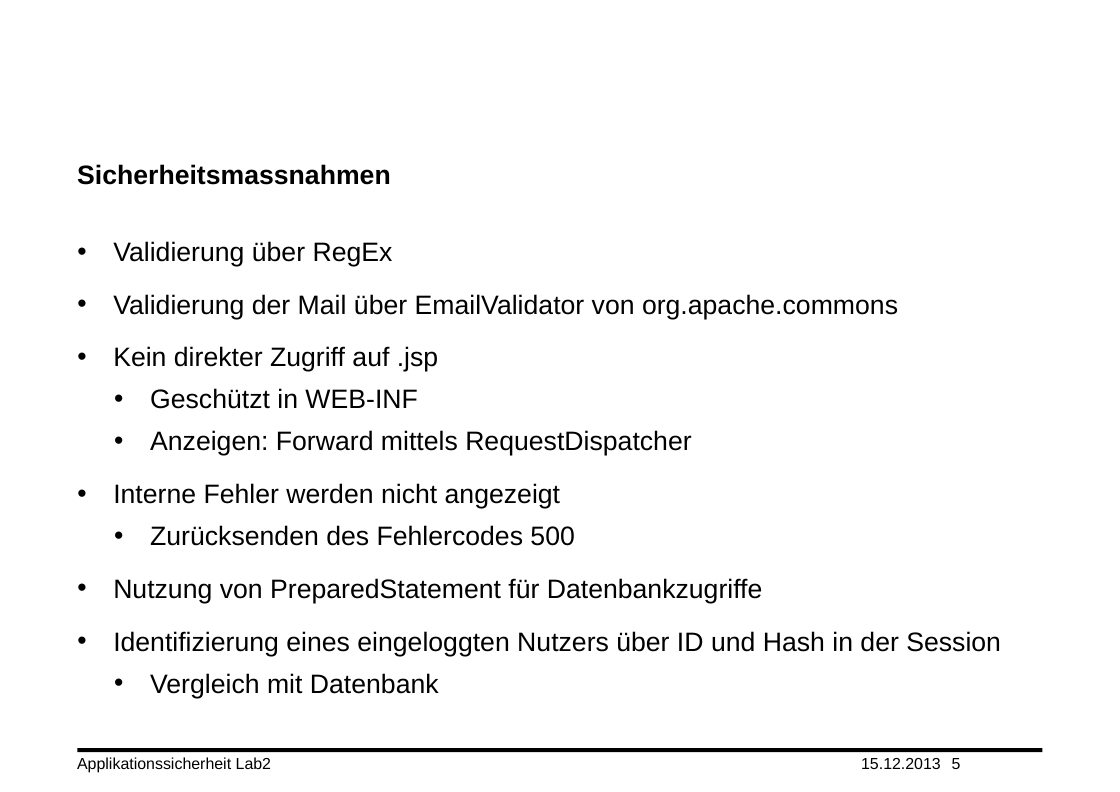
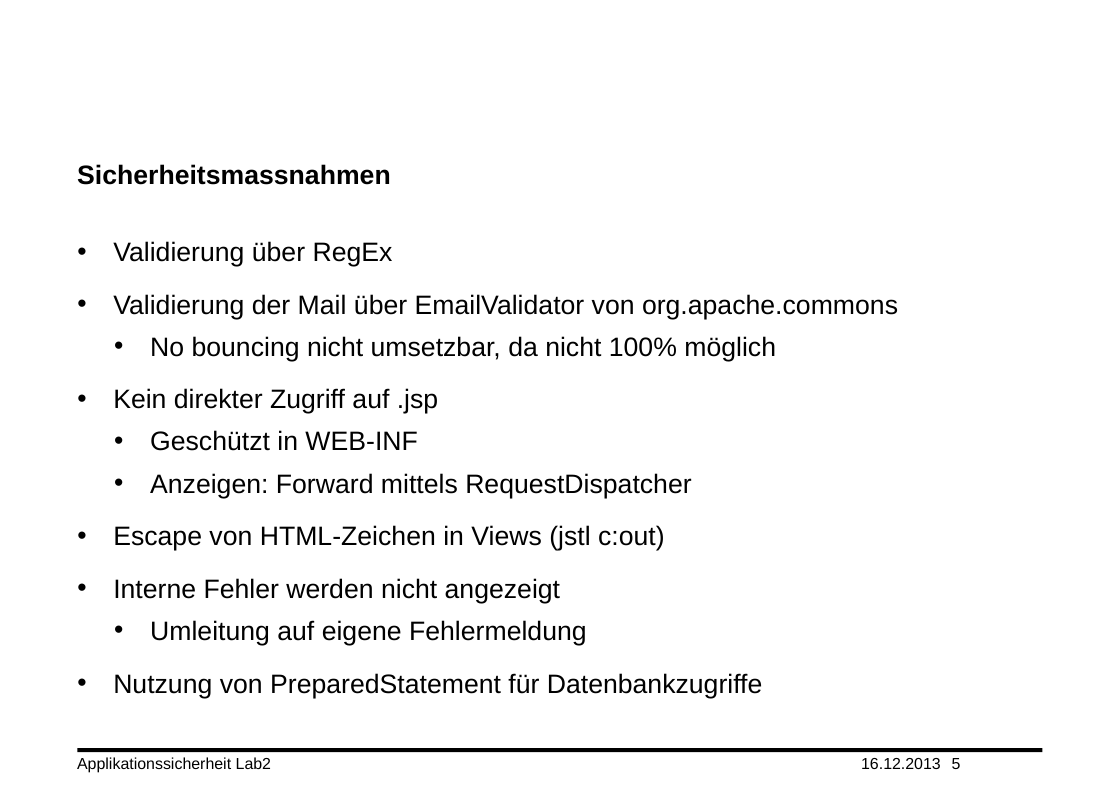
Before and after one commit to thomas-baumann/fhnw, a slide deck: slide 5 of apsi/Labs/doc/APSI_Lab2.pptx. Drawn at 1120x792 pixels with LibreOffice and Linux fonts; fonts in the diff are those of the drawing; background and template pictures are left out. Boxes give left, top, right and bottom in pixels: in the first picture for what was removed or moved away, otherwise in the second. Text is boxed around its words. In the diff, an @@ line names an element or a change of style, - is before the commit and + after.

```diff
--- a/apsi/Labs/doc/APSI_Lab2.pptx
+++ b/apsi/Labs/doc/APSI_Lab2.pptx
@@ text at (x1=150, y1=336, x2=776, y2=361): paragraph added @@
+  • No bouncing nicht umsetzbar, da nicht 100% möglich
@@ text at (x1=113, y1=525, x2=665, y2=551): paragraph added @@
+• Escape von HTML-Zeichen in Views (jstl c:out)
@@ text at (x1=150, y1=620, x2=587, y2=645): text changed @@
-  • Zurücksenden des Fehlercodes 500
+  • Umleitung auf eigene Fehlermeldung
@@ text at (x1=113, y1=631, x2=1001, y2=698): paragraphs removed @@
-• Identifizierung eines eingeloggten Nutzers über ID und Hash in der Session
-  • Vergleich mit Datenbank
```
Also in this commit, not shown: 3 other slides changed, 1 slide added, 3 other files.
